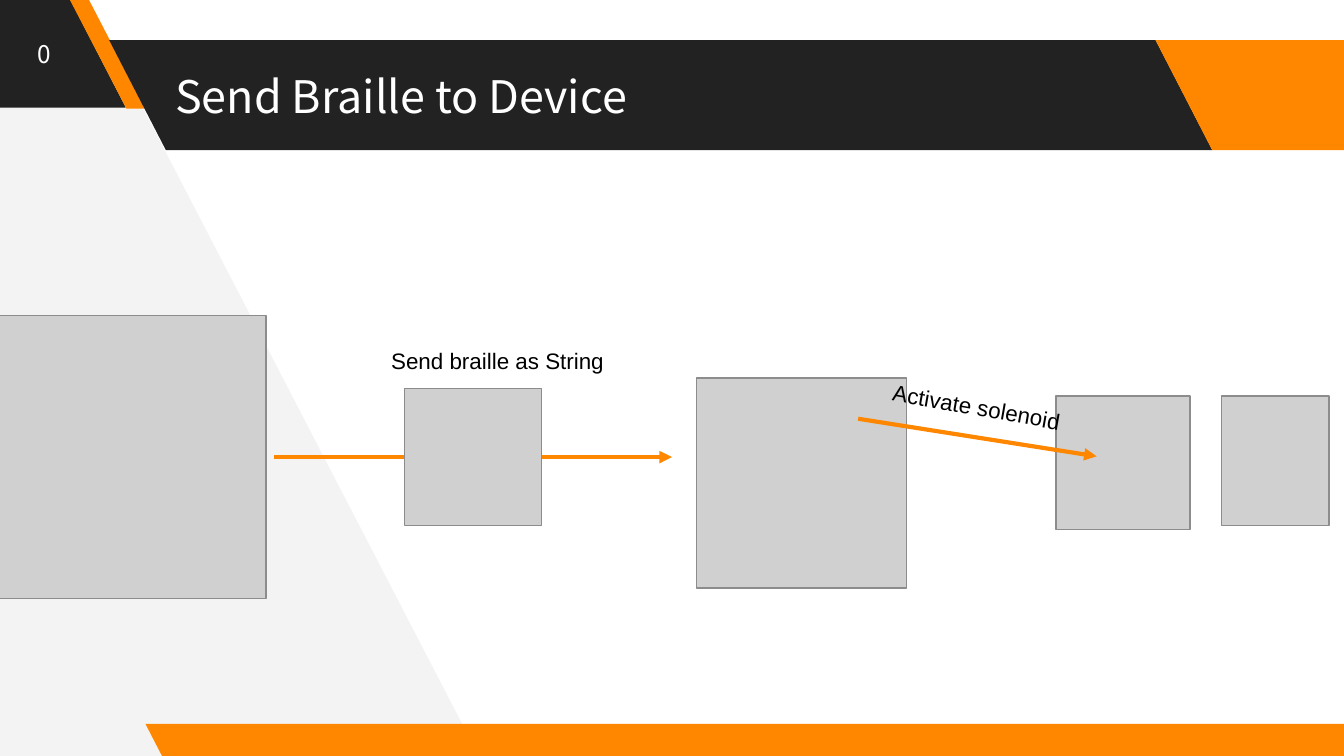
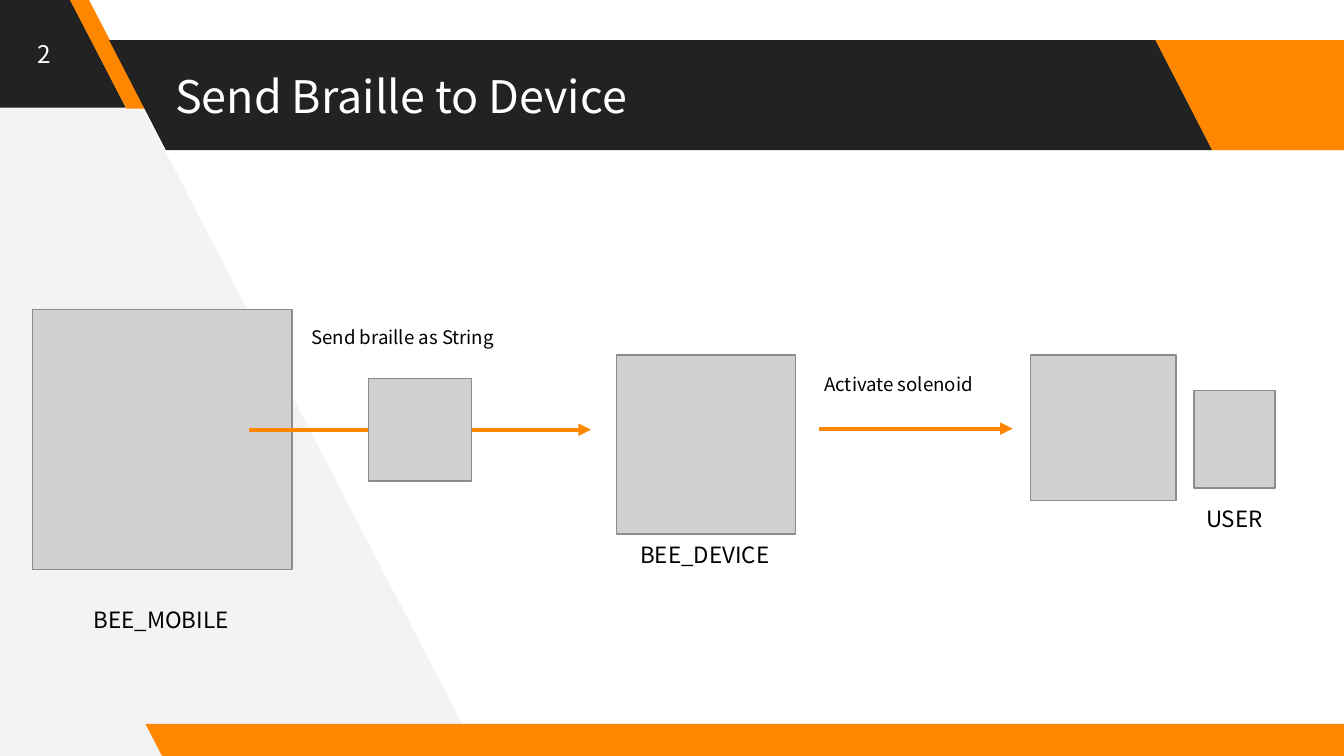
Before and after one commit to Huffon/2019_Capstone_bee, a slide deck: slide 13 of docs/5_Interim Presentation.pptx (slide 15 before the commit). Drawn at 1344x756 pixels with LibreOffice and Linux fonts; fonts in the diff are those of the drawing; grey boxes stand for pictures. Boxes give left, top, right and bottom in pixels: in the first picture for what was removed or moved away, otherwise in the second. Text is boxed around its words. In the diff, an @@ line names an element or a change of style, - is before the commit and + after.

```diff
--- a/docs/5_Interim Presentation.pptx
+++ b/docs/5_Interim Presentation.pptx
@@ text at box(37, 45, 50, 63): text changed @@
-0
+2
@@ picture: place and size @@
-picture at box(0, 316, 266, 598)
+picture at box(32, 309, 292, 569)
@@ text "Send braille as String": place and size @@
-text "Send braille as String" at box(391, 352, 603, 374)
+text "Send braille as String" at box(311, 329, 494, 349)
@@ text "Send braille as String" at box(311, 329, 494, 349): size 12 to 10 pt, font Arial to Noto Sans CJK KR @@
@@ picture: place and size @@
-picture at box(696, 378, 906, 587)
+picture at box(617, 355, 796, 534)
@@ picture: place and size @@
-picture at box(1056, 396, 1191, 531)
+picture at box(1031, 355, 1176, 500)
@@ picture: place and size @@
-picture at box(405, 388, 542, 526)
+picture at box(368, 378, 472, 481)
@@ text "Activate solenoid": place and size @@
-text "Activate solenoid" at box(877, 370, 1079, 444)
+text "Activate solenoid" at box(824, 376, 973, 392)
@@ text "Activate solenoid" at box(824, 376, 973, 392): size 12 to 10 pt, font Arial to Noto Sans CJK KR; rotation 10 to 0 degrees @@
@@ picture added at box(1193, 391, 1274, 488) @@
@@ picture removed at box(1222, 396, 1329, 526) @@
@@ arrow moved from (274, 457) - (672, 457) to (249, 430) - (591, 430) @@
@@ arrow moved from (859, 419) - (1097, 457) to (820, 429) - (1012, 429) @@
@@ text added at box(1206, 510, 1263, 528), 12 pt, text #000000 @@
+USER
@@ text added at box(640, 546, 769, 566), 12 pt, text #000000 @@
+BEE_DEVICE
@@ text added at box(94, 611, 229, 631), 12 pt, text #000000 @@
+BEE_MOBILE
```
Also in this commit, not shown: 12 other slides changed, 4 slides removed, 3 other files.
